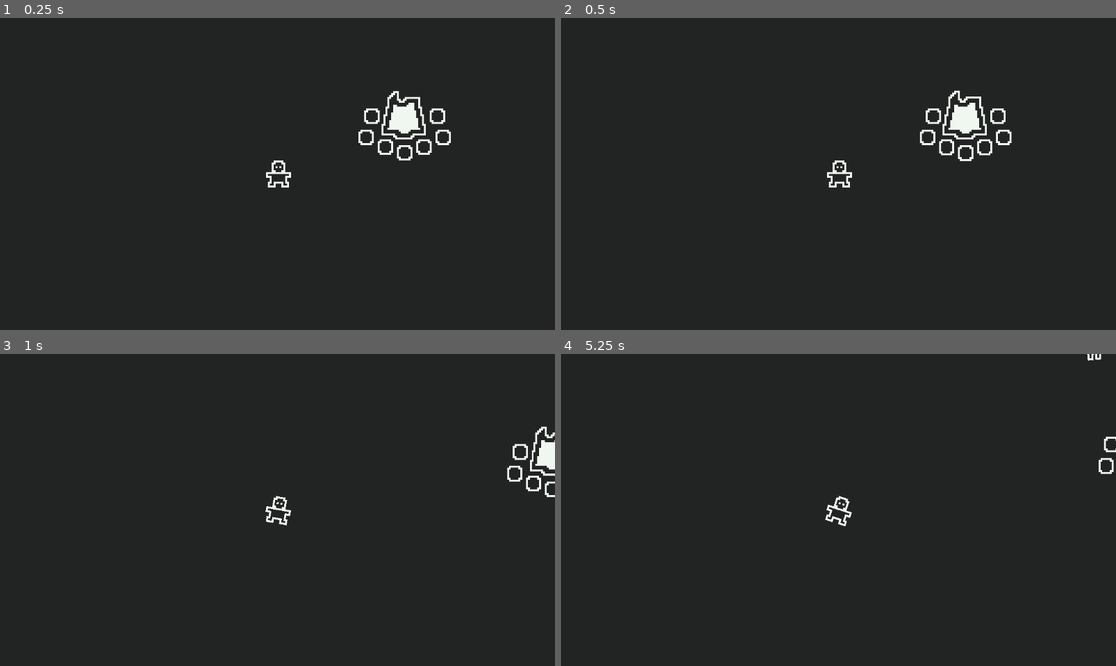
Above: before the commit, frames 1-4 (two rows, left to right).
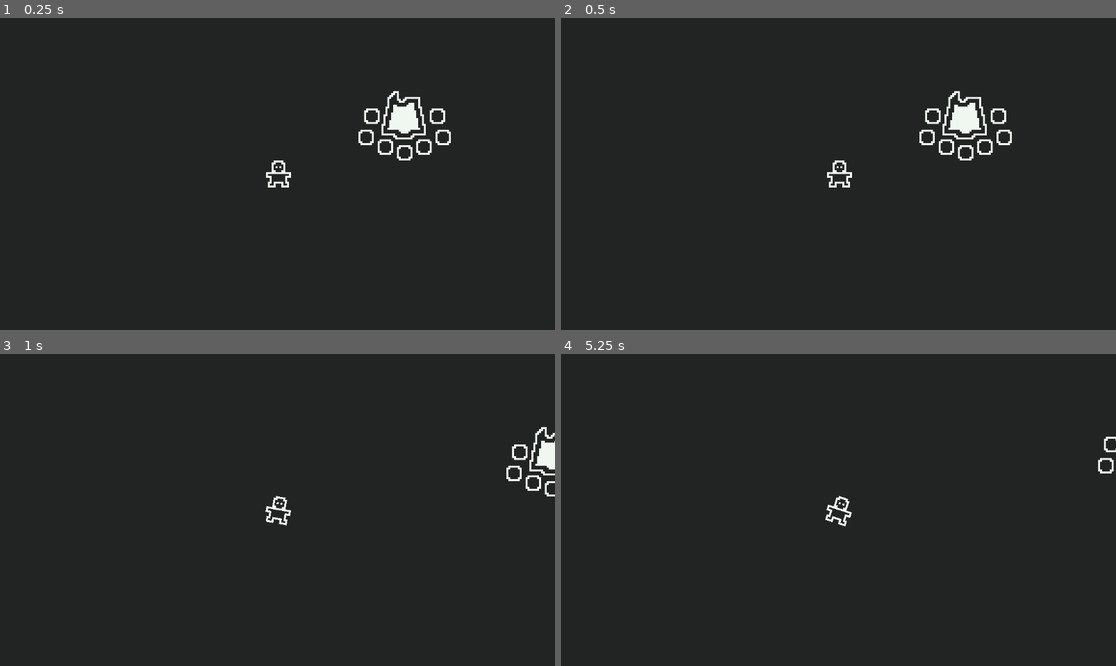
Above: after the commit, the same moments.

Repository: ArthurNaue/survival
Game: Godot game, scene res://scenes/world/root/world.tscn
Same seed, same stepped clock (60 frames per second), same inputs: the game is played once before the commit and once after it.
Inputs (mouse positions are in pixels of both pictures, inside the frame that each line leads up to):
- Up to frame 1 (0.25 s): no input
- Up to frame 2 (0.5 s): no input
- Up to frame 3 (1 s): move the mouse to (399, 494) at 0.52 s; hold A (A) from 0.53 s (still down); tap D (D) at 0.8 s
- Up to frame 4 (5.25 s): move the mouse to (727, 525) at 1.27 s; release A (A) at 1.28 s; tap D (D) at 1.35, 4.55 s; tap R (R) at 1.55, 2.1 s; tap Enter at 2, 5 s; move the mouse to (894, 441) at 2.02 s; hold S (S) 2.03-2.78 s; move the mouse to (810, 572) at 2.77 s; tap S (S) at 2.85 s; tap W (W) at 3.05 s; tap Space at 3.5 s; move the mouse to (1005, 556) at 3.52 s; hold W (W) 3.53-4.28 s; tap A (A) at 3.8, 4.35 s; move the mouse to (672, 463) at 4.27 s; move the mouse to (866, 510) at 5.02 s; hold D (D) from 5.03 s (still down)

Frame 1 is identical in both runs. In frame 2, 0.2% of the frame differs, in the area x 64-82%, y 23-46%; in frame 3, 0.2%; in frame 4, less than 0.1%.

Commit message:
fiz os inimigos spawnarem durante a noite

Diff:
--- a/scenes/world/campfire/root/campfire.tscn
+++ b/scenes/world/campfire/root/campfire.tscn
@@ -6,6 +6,21 @@
 
 [sub_resource type="RectangleShape2D" id="RectangleShape2D_528hi"]
 size = Vector2(57, 44)
+
+[sub_resource type="Animation" id="Animation_8jg8j"]
+length = 0.001
+tracks/0/type = "value"
+tracks/0/imported = false
+tracks/0/enabled = true
+tracks/0/path = NodePath("sprite:scale")
+tracks/0/interp = 1
+tracks/0/loop_wrap = true
+tracks/0/keys = {
+"times": PackedFloat32Array(0),
+"transitions": PackedFloat32Array(1),
+"update": 0,
+"values": [Vector2(1, 1)]
+}
 
 [sub_resource type="Animation" id="Animation_mdp01"]
 resource_name = "anm"
@@ -24,30 +39,16 @@
 "values": [Vector2(1, 1), Vector2(0.95, 1.05)]
 }
 
-[sub_resource type="Animation" id="Animation_8jg8j"]
-length = 0.001
-tracks/0/type = "value"
-tracks/0/imported = false
-tracks/0/enabled = true
-tracks/0/path = NodePath("sprite:scale")
-tracks/0/interp = 1
-tracks/0/loop_wrap = true
-tracks/0/keys = {
-"times": PackedFloat32Array(0),
-"transitions": PackedFloat32Array(1),
-"update": 0,
-"values": [Vector2(1, 1)]
-}
-
 [sub_resource type="AnimationLibrary" id="AnimationLibrary_2dfbk"]
 _data = {
 "RESET": SubResource("Animation_8jg8j"),
 "anim": SubResource("Animation_mdp01")
 }
 
-[node name="campfire" type="StaticBody2D"]
+[node name="campfire" type="StaticBody2D" node_paths=PackedStringArray("animation")]
 collision_mask = 31
 script = ExtResource("1_gqt87")
+animation = NodePath("anim")
 
 [node name="sprite" type="Sprite2D" parent="."]
 texture = ExtResource("1_ltyrb")
@@ -82,7 +83,6 @@
 libraries = {
 "": SubResource("AnimationLibrary_2dfbk")
 }
-autoplay = "anim"
 
 [connection signal="area_entered" from="hitbox" to="." method="_on_hitbox_area_entered"]
 [connection signal="area_exited" from="hitbox" to="." method="_on_hitbox_area_exited"]
--- a/scenes/world/root/world.tscn
+++ b/scenes/world/root/world.tscn
@@ -36,12 +36,18 @@
 physics_layer_0/collision_mask = 2
 sources/0 = SubResource("TileSetAtlasSource_hbgas")
 
-[node name="world" type="Node2D" node_paths=PackedStringArray("resourceObjects", "constructionObjects", "entities", "forceColorPalleteShader") groups=["world"]]
+[node name="world" type="Node2D" node_paths=PackedStringArray("campfire", "resourceObjects", "resourceObjectsTimer", "constructionObjects", "entities", "forceColorPalleteShader") groups=["world"]]
 script = ExtResource("1_w3wjl")
+campfire = NodePath("navRegion/campfire")
 resourceObjects = NodePath("navRegion/resourceObjects")
+resourceObjectsTimer = NodePath("navRegion/resourceObjects/spawnResourceObjectTimer")
 constructionObjects = NodePath("navRegion/constructionObjects")
 entities = NodePath("navRegion/entities")
 forceColorPalleteShader = NodePath("forceColorPalleteShader")
+
+[node name="dayCicleTimer" type="Timer" parent="."]
+wait_time = 120.0
+autostart = true
 
 [node name="forceColorPalleteShader" type="ColorRect" parent="."]
 top_level = true
@@ -67,7 +73,6 @@
 
 [node name="spawnResourceObjectTimer" type="Timer" parent="navRegion/resourceObjects"]
 wait_time = 0.1
-autostart = true
 
 [node name="constructionObjects" type="Node2D" parent="navRegion"]
 
@@ -78,4 +83,5 @@
 
 [node name="sounds" type="Node2D" parent="."]
 
+[connection signal="timeout" from="dayCicleTimer" to="." method="_on_day_cicle_timer_timeout"]
 [connection signal="timeout" from="navRegion/resourceObjects/spawnResourceObjectTimer" to="." method="_on_spawn_resource_object_timer_timeout"]
--- a/scripts/world/campfire/root/campfire.gd
+++ b/scripts/world/campfire/root/campfire.gd
@@ -1,4 +1,6 @@
 extends StaticBody2D
+
+@export var animation: AnimationPlayer
 
 @onready var interactTextComponent = $interactTextComponent
 @onready var interactText = $interactText
@@ -21,6 +23,12 @@
 		await get_tree().create_timer(3).timeout
 		interactText.visible = false
 
+func turn_lights_on() -> void:
+	animation.play("anim")
+
+func turn_lights_off() -> void:
+	animation.stop()
+
 func _on_hitbox_area_entered(_area: Area2D) -> void:
 	if !interactable and !interactText.visible:
 		interactTextComponent.switch_visibility.emit()
--- a/scripts/world/root/world.gd
+++ b/scripts/world/root/world.gd
@@ -1,20 +1,16 @@
 extends Node2D
 
+@export var campfire: StaticBody2D
 @export var resourceObjects: Node2D
+@export var resourceObjectsTimer: Timer
 @export var constructionObjects: Node2D
 @export var entities: Node2D
 @export var forceColorPalleteShader: ColorRect
 
-enum enemiesType {
-	triangle
-}
-
-var enemies = {
-	enemiesType.triangle: load("res://scenes/entities/enemies/enemyModel/root/enemyModel.tscn")
-}
+var night := false
 
 func _ready() -> void:
-	WorldManager.spawn_enemy(enemies[enemiesType.triangle], Vector2(100, 100))
+	resourceObjectsTimer.start()
 
 func _process(_delta: float) -> void:
 	forceColorPalleteShader.global_position.x = PlayerManager.get_player().global_position.x - 576
@@ -22,3 +18,18 @@
 
 func _on_spawn_resource_object_timer_timeout() -> void:
 	WorldManager.spawn_resource_object()
+
+func _on_day_cicle_timer_timeout() -> void:
+	night = !night
+
+	if night:
+		campfire.turn_lights_on()
+		resourceObjectsTimer.stop()
+
+		var enemiesNumber = randi_range(3, 6)
+		for enemies in enemiesNumber:
+			var enemyPosition = Vector2(randi_range(100, 600), randi_range(100, 600))
+			WorldManager.spawn_enemy(load("res://scenes/entities/enemies/enemyModel/root/enemyModel.tscn"), enemyPosition)
+	else:
+		campfire.turn_lights_off()
+		resourceObjectsTimer.start()
